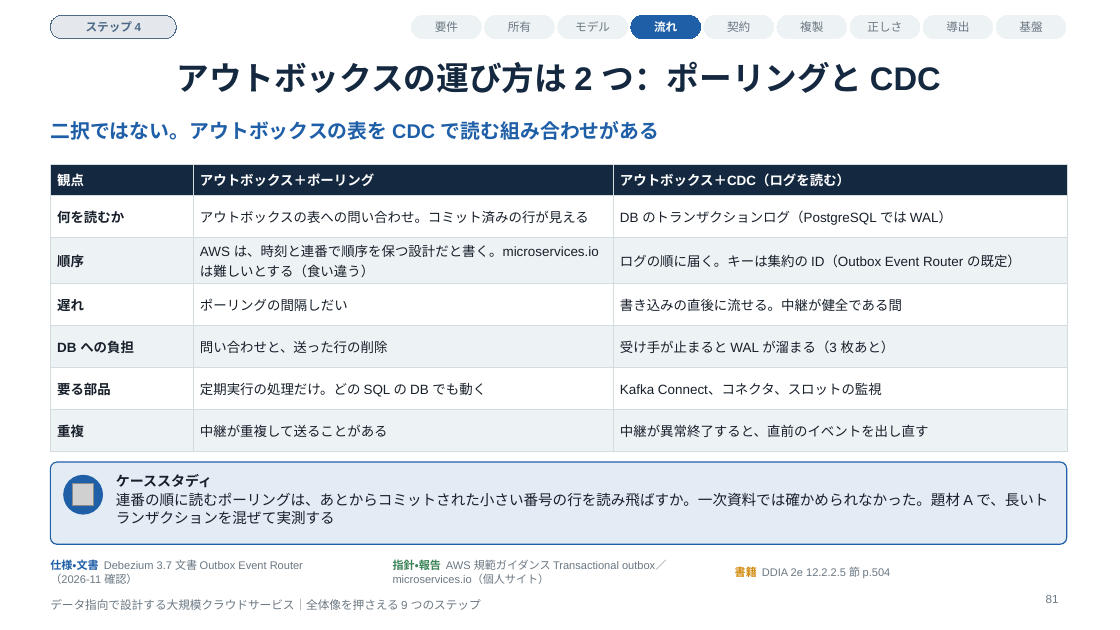
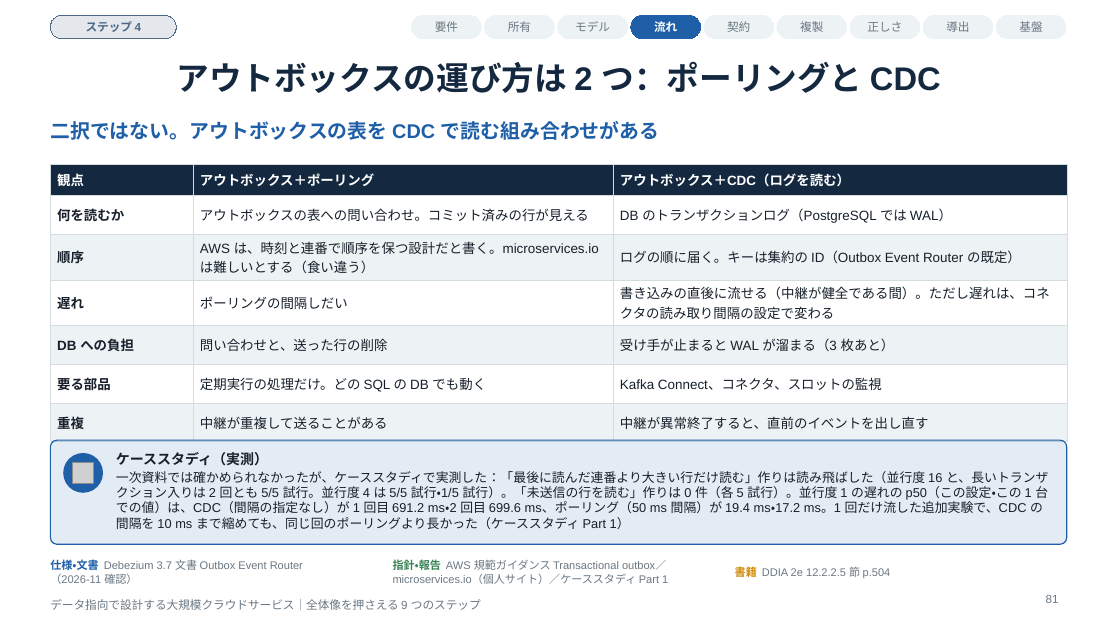
Before and after one commit to Takenori-Kusaka/data-intensive-design-guide, a slide deck: slide 81 of slides/data-intensive-design-guide.pptx. Drawn at 1120x630 pixels with LibreOffice and Linux fonts; fonts in the diff are those of the drawing; grey boxes stand for pictures. Boxes give left, top, right and bottom in pixels: in the first picture for what was removed or moved away, otherwise in the second. Text is boxed around its words. In the diff, an @@ line names an element or a change of style, - is before the commit and + after.

```diff
--- a/slides/data-intensive-design-guide.pptx
+++ b/slides/data-intensive-design-guide.pptx
@@ table at <box>50,164,1067,435</box> @@
-row 4, column 3: 書き込みの直後に流せる。中継が健全である間
+row 4, column 3: 書き込みの直後に流せる（中継が健全である間）。ただし遅れは、コネクタの読み取り間隔の設定で変わる
@@ rounded rectangle: place and size @@
-rounded rectangle at <box>50,462,1067,544</box>
+rounded rectangle at <box>50,440,1067,544</box>
@@ rounded rectangle at <box>50,440,1067,544</box>: proportions changed @@
@@ ellipse: place and size @@
-ellipse at <box>64,476,103,514</box>
+ellipse at <box>64,454,103,492</box>
@@ picture: place and size @@
-picture at <box>72,484,94,506</box>
+picture at <box>72,462,94,484</box>
@@ text at <box>116,452,1048,529</box>: text changed; size 12.5 to 11 pt @@
-ケーススタディ
-連番の順に読むポーリングは、あとからコミットされた小さい番号の行を読み飛ばすか。一次資料では確かめられなかった。題材 A で、長いトランザクションを混ぜて実測する
+ケーススタディ（実測）
+一次資料では確かめられなかったが、ケーススタディで実測した：「最後に読んだ連番より大きい行だけ読む」作りは読み飛ばした（並行度 16 と、長いトランザクション入りは 2 回とも 5/5 試行。並行度 4 は 5/5 試行・1/5 試行）。「未送信の行を読む」作りは 0 件（各 5 試行）。並行度 1 の遅れの p50（この設定・この 1 台での値）は、CDC（間隔の指定なし）が 1 回目 691.2 ms・2 回目 699.6 ms、ポーリング（50 ms 間隔）が 19.4 ms・17.2 ms。1 回だけ流した追加実験で、CDC の間隔を 10 ms まで縮めても、同じ回のポーリングより長かった（ケーススタディ Part 1）
@@ text at <box>393,559,668,584</box>: text changed @@
-指針・報告 AWS 規範ガイダンス Transactional outbox／microservices.io（個人サイト）
+指針・報告 AWS 規範ガイダンス Transactional outbox／microservices.io（個人サイト）／ケーススタディ Part 1
```
Also in this commit, not shown: 48 other slides changed, 54 other files.
